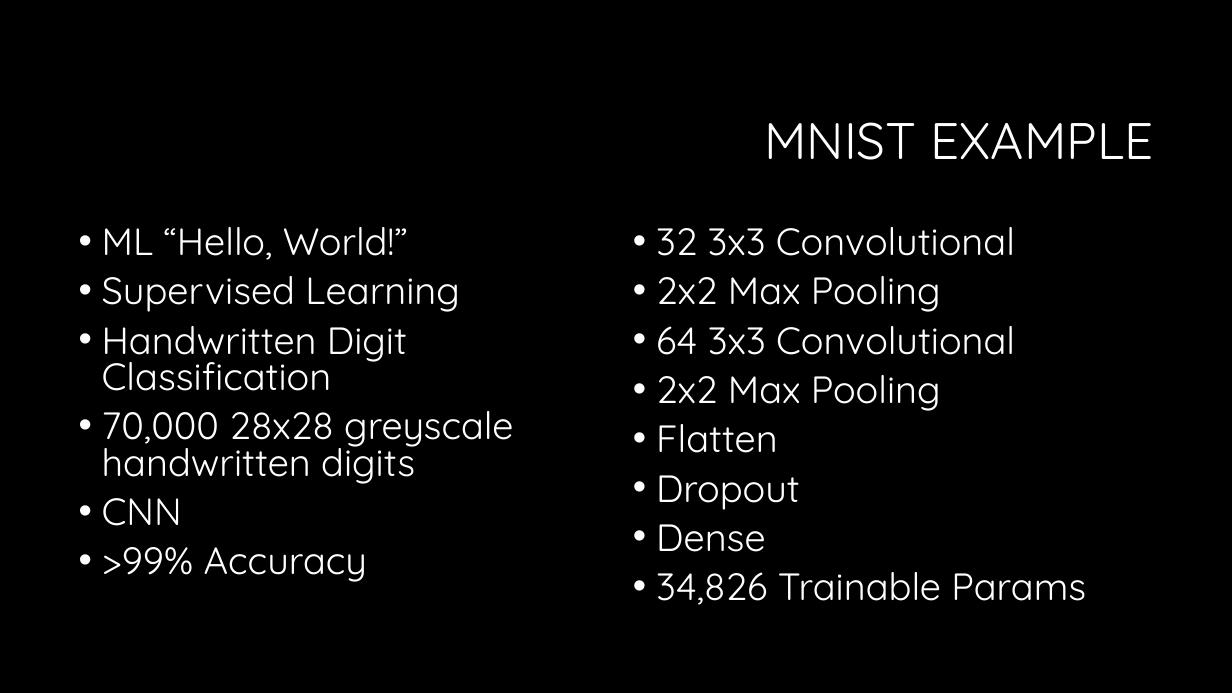
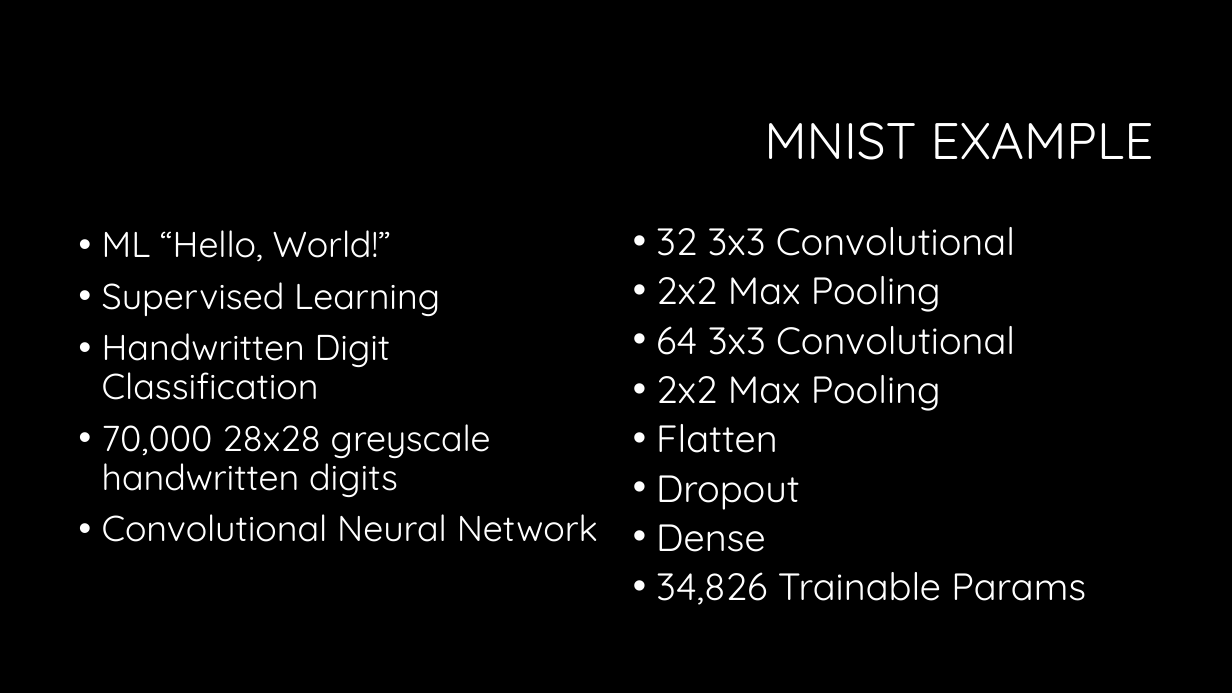
Before and after one commit to newmancodes/why-we-must-ask-why-of-machine-learning, a slide deck: slide 9 of Why We Must Ask Why of Machine Learning.pptx (slide 8 before the commit). Drawn at 1232x693 pixels with LibreOffice and Linux fonts; fonts in the diff are those of the drawing; background and template pictures are left out. Boxes give left, top, right and bottom in pixels: in the first picture for what was removed or moved away, otherwise in the second. Text is boxed around its words. In the diff, an @@ line names an element or a change of style, - is before the commit and + after.

```diff
--- a/Why We Must Ask Why of Machine Learning.pptx
+++ b/Why We Must Ask Why of Machine Learning.pptx
@@ text at bbox=[102, 230, 491, 498]: size 29.6 to 28 pt in "ML “Hello, World!”", "Supervised Learning", "Handwritten Digit Classification", "70,000 28x28 greyscale handwritten digits"; line spacing 0.8 to 0.9 @@
@@ text at bbox=[102, 514, 598, 542]: text changed; size 29.6 to 28 pt @@
-• CNN
-• >99% Accuracy
+• Convolutional Neural Network
```
Also in this commit, not shown: 1 other slide changed, 3 slides added, 2 slides removed.
